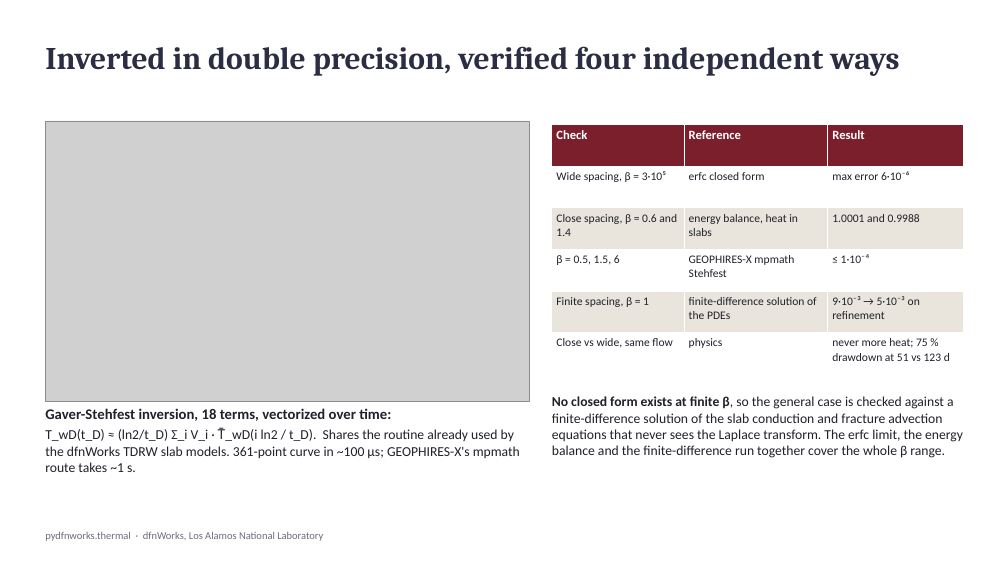
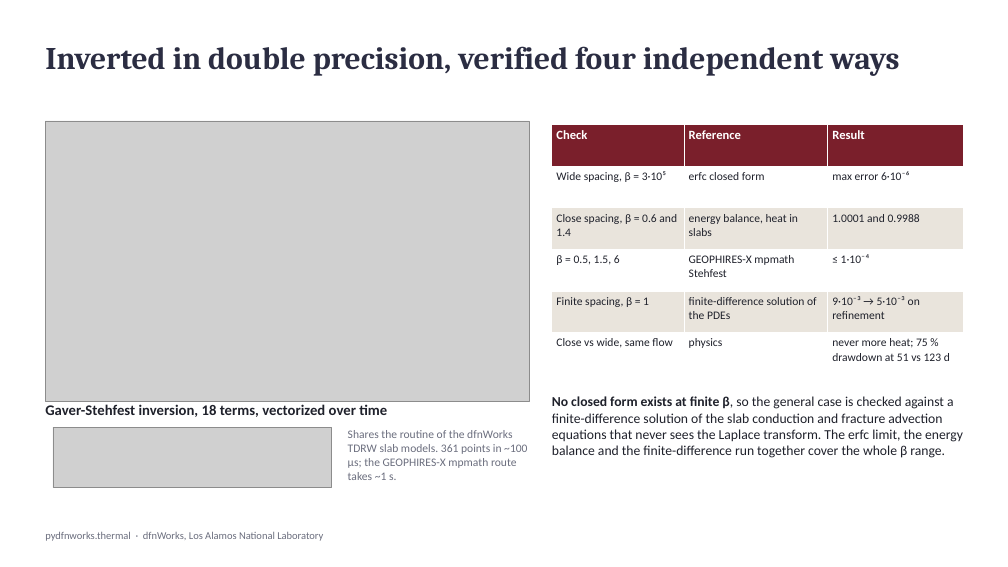
Before and after one commit to hymanjd/dfnWorks, a slide deck: slide 4 of Documentation/thermal_surrogate_method.pptx. Drawn at 1008x567 pixels with LibreOffice and Linux fonts; fonts in the diff are those of the drawing; grey boxes stand for pictures. Boxes give left, top, right and bottom in pixels: in the first picture for what was removed or moved away, otherwise in the second. Text is boxed around its words. In the diff, an @@ line names an element or a change of style, - is before the commit and + after.

```diff
--- a/Documentation/thermal_surrogate_method.pptx
+++ b/Documentation/thermal_surrogate_method.pptx
@@ text added at (45, 404, 387, 417), 14 pt, text #1F212B, bold @@
+Gaver-Stehfest inversion, 18 terms, vectorized over time
@@ picture added at (53, 427, 332, 488) @@
@@ text at (348, 430, 527, 480): text changed; size 13 to 11 pt; text colour #1F212B to #6B6E7E @@
-Gaver-Stehfest inversion, 18 terms, vectorized over time:
-T_wD(t_D) ≈ (ln2/t_D) Σ_i V_i · T̄_wD(i ln2 / t_D). Shares the routine already used by the dfnWorks TDRW slab models. 361-point curve in ~100 μs; GEOPHIRES-X's mpmath route takes ~1 s.
+Shares the routine of the dfnWorks TDRW slab models. 361 points in ~100 μs; the GEOPHIRES-X mpmath route takes ~1 s.
```
Also in this commit, not shown: 3 other slides changed, 2 other files.
